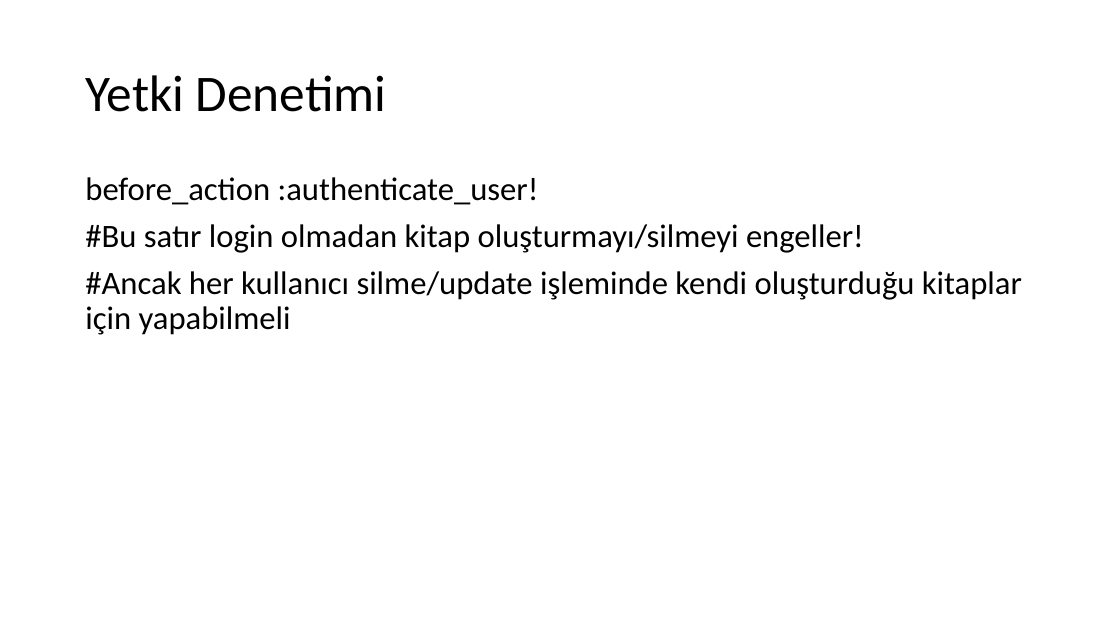
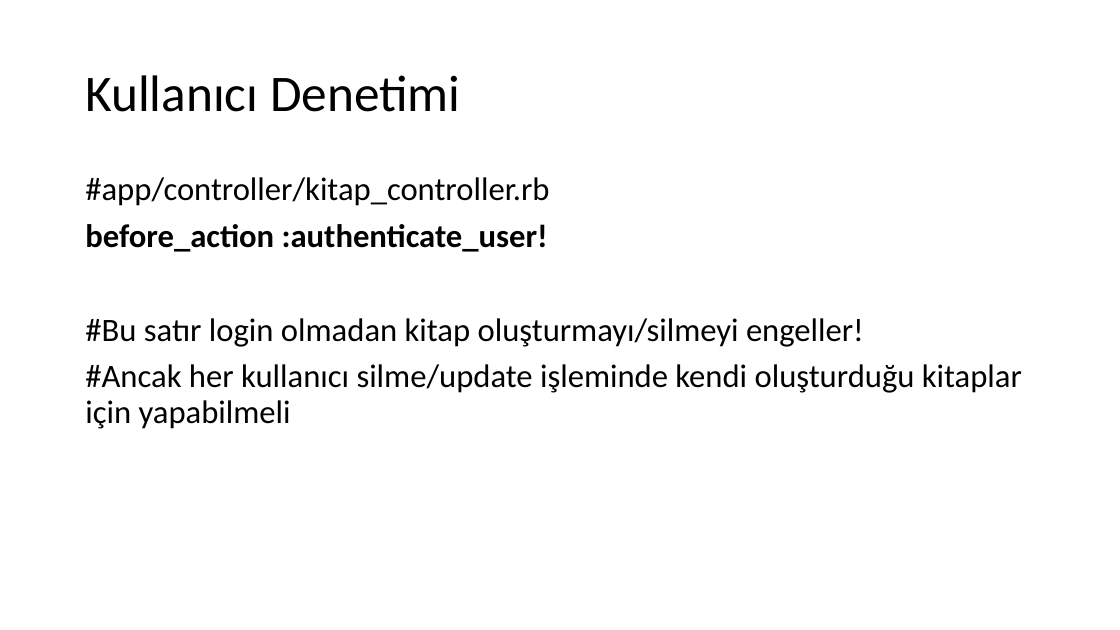
Before and after one commit to gorkemcakici/Web-Programlama, a slide deck: slide 6 of H9/1-Many.pptx. Drawn at 1120x630 pixels with LibreOffice and Linux fonts; fonts in the diff are those of the drawing. Boxes give left, top, right and bottom in pixels: in the first picture for what was removed or moved away, otherwise in the second. Text is boxed around its words. In the diff, an @@ line names an element or a change of style, - is before the commit and + after.

```diff
--- a/H9/1-Many.pptx
+++ b/H9/1-Many.pptx
@@ title at (x1=85, y1=75, x2=461, y2=112): text changed @@
-Yetki Denetimi
+Kullanıcı Denetimi
@@ text at (x1=85, y1=177, x2=549, y2=206): paragraph added @@
+#app/controller/kitap_controller.rb
@@ text at (x1=85, y1=224, x2=548, y2=252): bold on in "before_action :authenticate_user!" @@
```
Also in this commit, not shown: 7 other slides changed.
